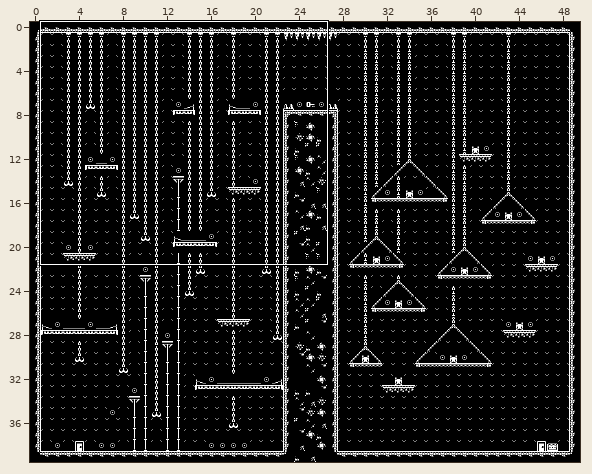
Tiled map (JSON) -- assets/tilesets/level3.tmj. Above, an overview of the earlier version with the close-up marked.
Close-up. First the earlier version:
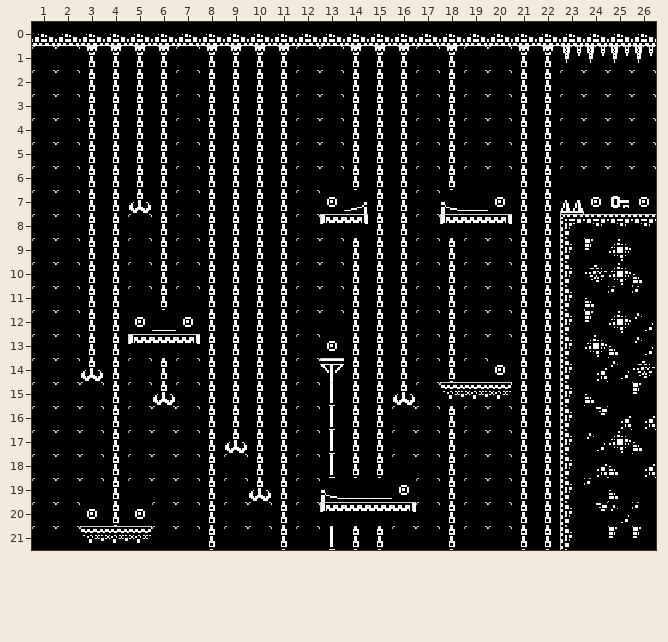
Cells are 16x16 px. Shown: x 1..26, y 0..21. The commit also changed other parts of the map, which this record leaves out.
After the commit:
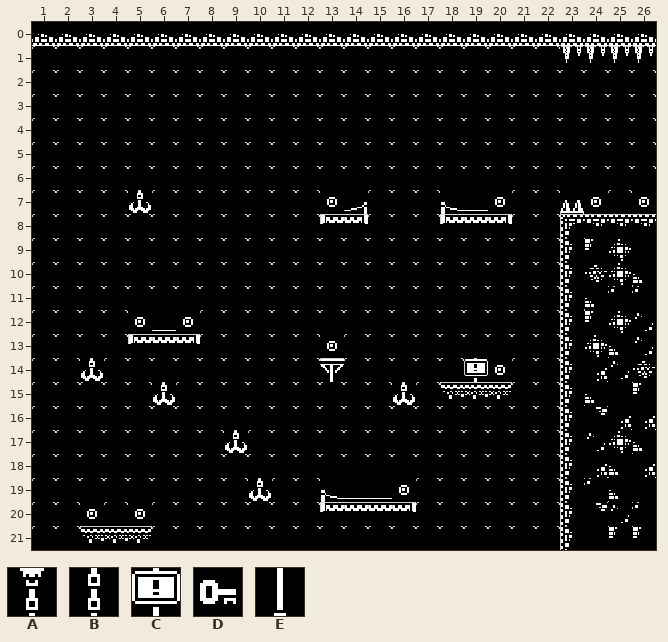
Key: from "base_black": A 3, B 23, C 77, D 96, E 221.
_ is an empty cell.
Tiles of an added or newly shown layer are drawn over the layers below it.
Difference:
Layer "Background" (now hidden):
y 1: x 3..6 AAAA -> ____; x 8..11 AAAA -> ____; x 14..16 AAA -> ___; x 18 A -> _; x 21..22 AA -> __
y 2..6: x 3..6 BBBB -> ____; x 8..11 BBBB -> ____; x 14..16 BBB -> ___; x 18 B -> _; x 21..22 BB -> __
y 7..8: x 3..4 BB -> __; x 6 B -> _; x 8..11 BBBB -> ____; x 15..16 BB -> __; x 21..22 BB -> __
y 9..11: x 3..4 BB -> __; x 6 B -> _; x 8..11 BBBB -> ____; x 14..16 BBB -> ___; x 18 B -> _; x 21..22 BB -> __
y 12..13: x 3..4 BB -> __; x 8..11 BBBB -> ____; x 14..16 BBB -> ___; x 18 B -> _; x 21..22 BB -> __
y 14: x 4 B -> _; x 6 B -> _; x 8..11 BBBB -> ____; x 14..16 BBB -> ___; x 18 B -> _; x 21..22 BB -> __
y 15: x 4 B -> _; x 8..11 BBBB -> ____; x 13..15 EBB -> ___; x 21..22 BB -> __
y 16: x 4 B -> _; x 8..11 BBBB -> ____; x 13..15 EBB -> ___; x 18 B -> _; x 21..22 BB -> __
y 17..18: x 4 B -> _; x 8 B -> _; x 10..11 BB -> __; x 13..15 EBB -> ___; x 18 B -> _; x 21..22 BB -> __
y 19..20: x 4 B -> _; x 8 B -> _; x 11 B -> _; x 18 B -> _; x 21..22 BB -> __
y 21: x 8 B -> _; x 11 B -> _; x 13..15 EBB -> ___; x 18 B -> _; x 21..22 BB -> __
Layer "Enemy" (added):
y 14: x 19 _ -> C
Layer "Key" (now hidden):
y 7: x 25 D -> _
